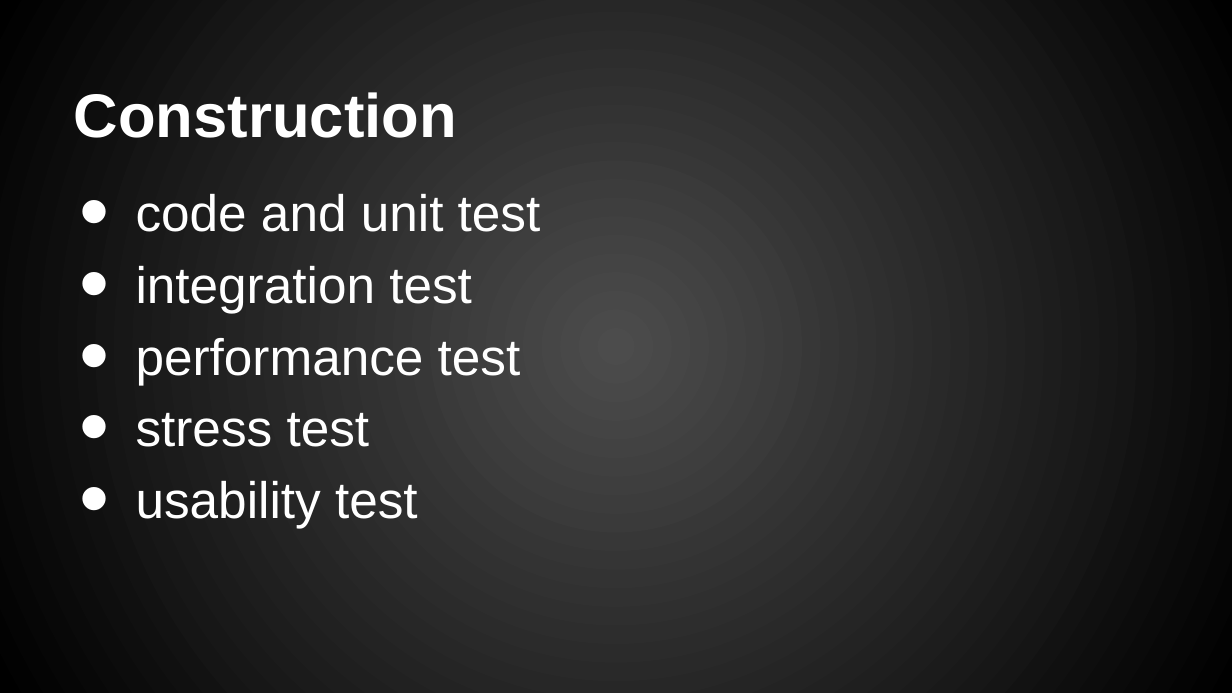
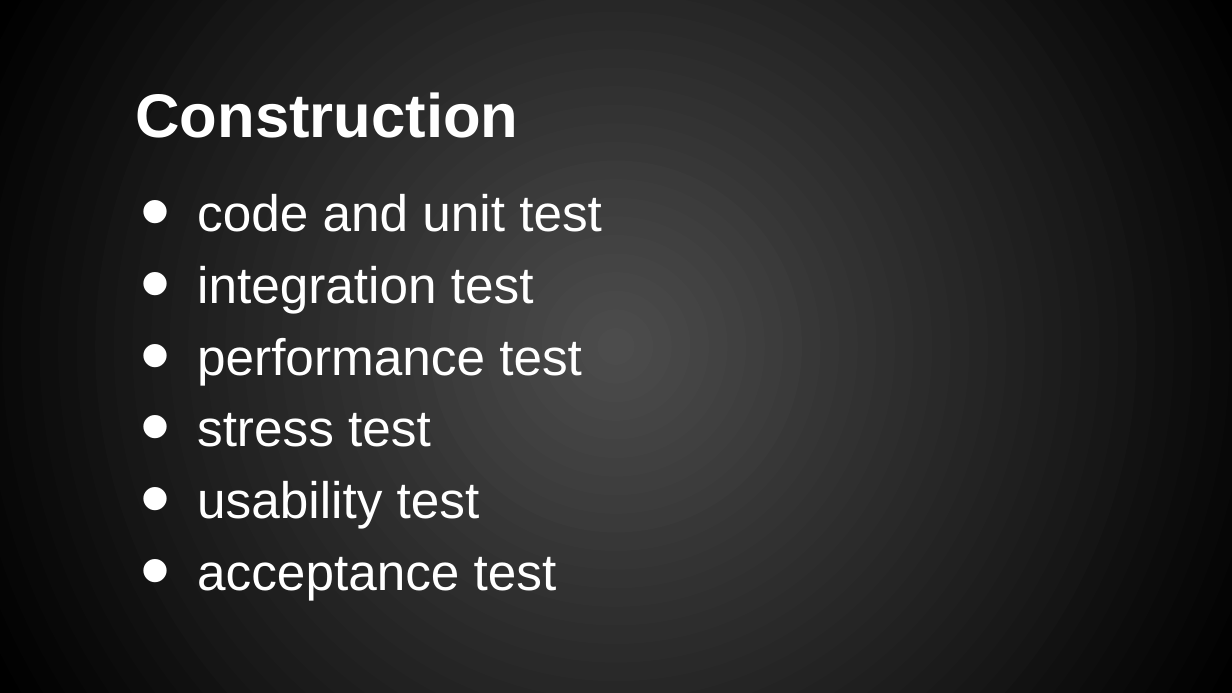
Before and after one commit to chriskdon/chinese-checkers, a slide deck: slide 16 of project-management/Presentations/Chinese Checkers - Iteration #1.pptx (slide 13 before the commit). Drawn at 1232x693 pixels with LibreOffice and Linux fonts; fonts in the diff are those of the drawing; background and template pictures are left out. Boxes give left, top, right and bottom in pixels: in the first picture for what was removed or moved away, otherwise in the second. Text is boxed around its words. In the diff, an @@ line names an element or a change of style, - is before the commit and + after.

Commit message:
updated presentation

```diff
--- a/project-management/Presentations/Chinese Checkers - Iteration #1.pptx
+++ b/project-management/Presentations/Chinese Checkers - Iteration #1.pptx
@@ title "Construction" at [136, 92, 519, 138]: indent changed @@
@@ text at [197, 194, 602, 528]: indent changed @@
@@ text at [197, 557, 557, 600]: paragraph added @@
+• acceptance test
```
Also in this commit, not shown: 3 other slides changed, 4 slides added, 1 slide removed.
